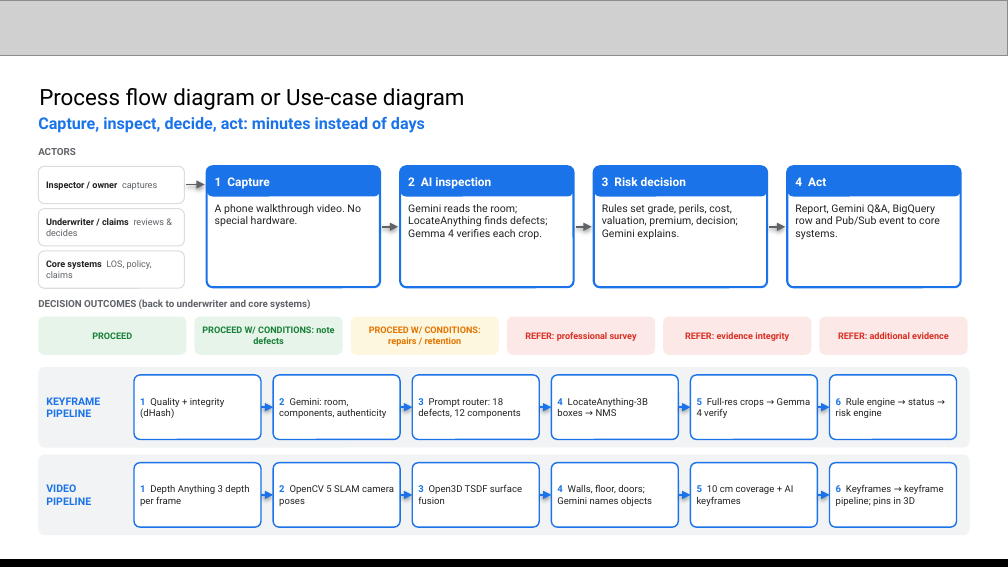
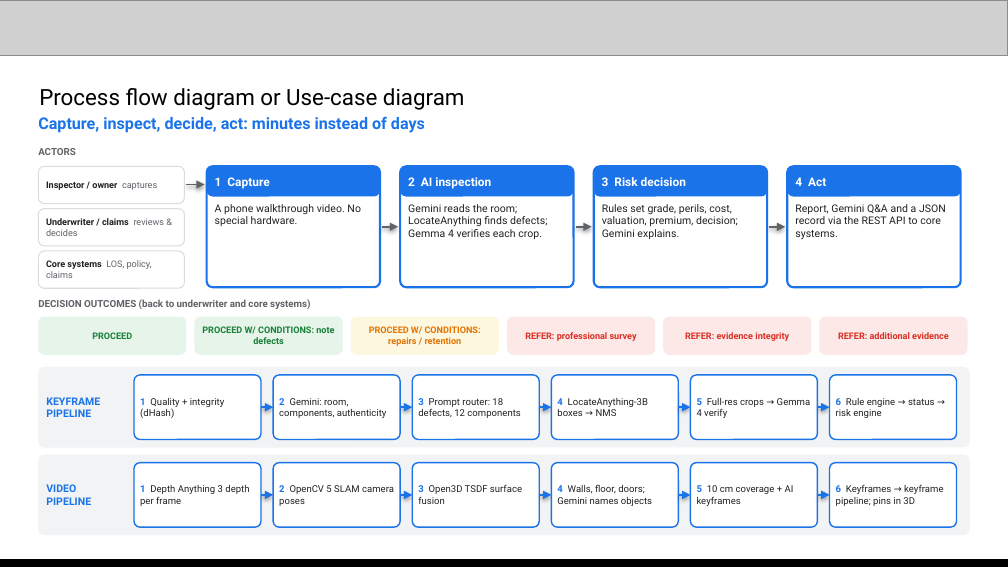
Before and after one commit to XCore-Lab/property-inspection-ai, a slide deck: slide 5 of docs/pitch-deck/Property_Inspection_AI_Submission_Xcore.pptx. Drawn at 1008x567 pixels with LibreOffice and Linux fonts; fonts in the diff are those of the drawing; grey boxes stand for pictures. Boxes give left, top, right and bottom in pixels: in the first picture for what was removed or moved away, otherwise in the second. Text is boxed around its words. In the diff, an @@ line names an element or a change of style, - is before the commit and + after.

```diff
--- a/docs/pitch-deck/Property_Inspection_AI_Submission_Xcore.pptx
+++ b/docs/pitch-deck/Property_Inspection_AI_Submission_Xcore.pptx
@@ text at [795,204,946,239]: text changed @@
-Report, Gemini Q&A, BigQuery row and Pub/Sub event to core systems.
+Report, Gemini Q&A and a JSON record via the REST API to core systems.
```
Also in this commit, not shown: 7 other slides changed, 3 other files.
